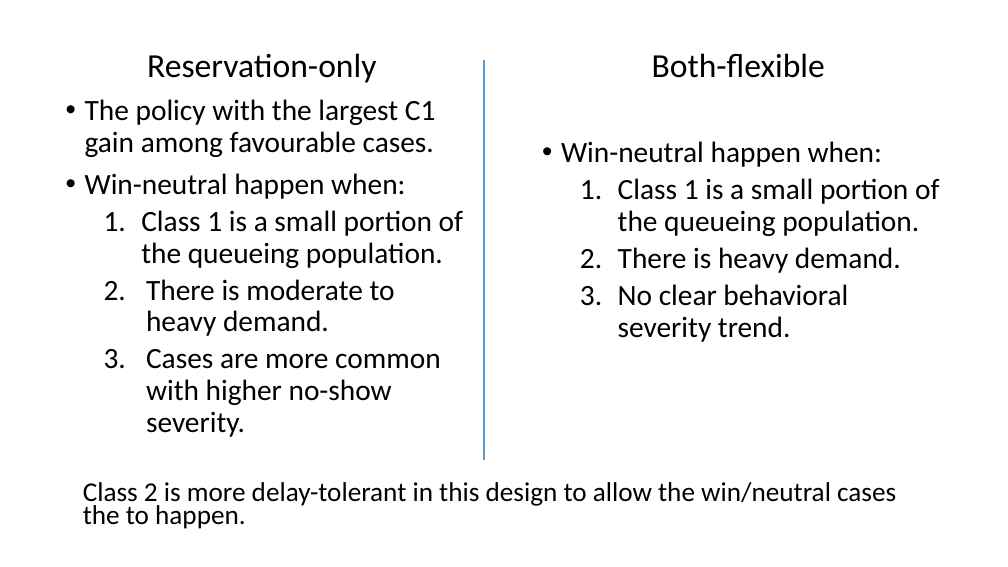
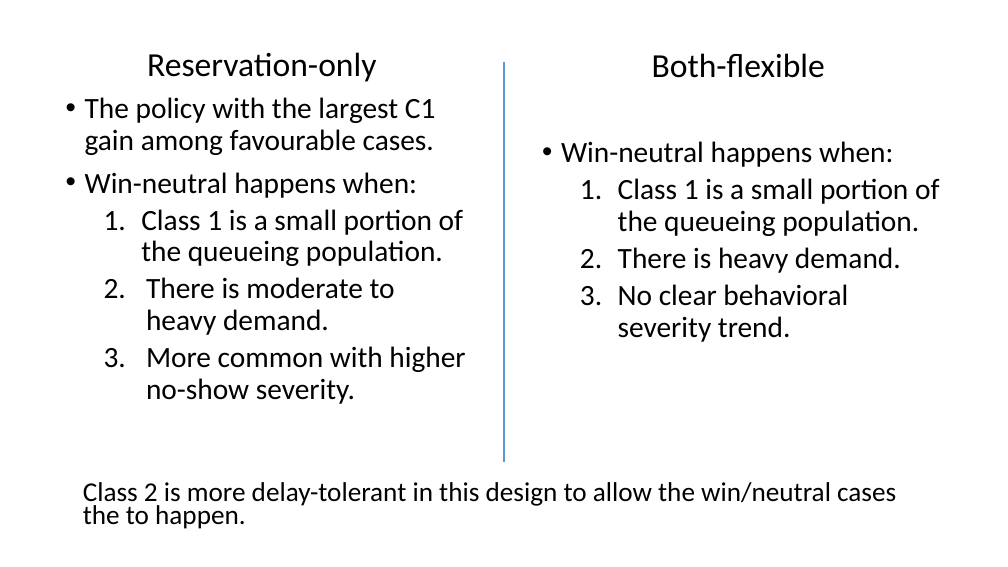
Before and after one commit to YcartXin/CUIMC-Appointment-Simulation, a slide deck: slide 23 of presentation/FCFS Presentation.pptx. Drawn at 1008x567 pixels with LibreOffice and Linux fonts; fonts in the diff are those of the drawing. Boxes give left, top, right and bottom in pixels: in the first picture for what was removed or moved away, otherwise in the second. Text is boxed around its words. In the diff, an @@ line names an element or a change of style, - is before the commit and + after.

```diff
--- a/presentation/FCFS Presentation.pptx
+++ b/presentation/FCFS Presentation.pptx
@@ line moved from (484, 60) - (484, 461) to (504, 62) - (504, 462) @@
@@ text at (x1=561, y1=141, x2=893, y2=167): text changed @@
-• Win-neutral happen when:
+• Win-neutral happens when:
@@ text at (x1=85, y1=172, x2=417, y2=198): text changed @@
-• Win-neutral happen when:
+• Win-neutral happens when:
@@ text at (x1=146, y1=346, x2=465, y2=404): text changed @@
-  3. Cases are more common with higher no-show severity.
+  3. More common with higher no-show severity.
```
Also in this commit, not shown: 3 other slides changed, 4 slides added, 2 slides removed, 17 other files.
